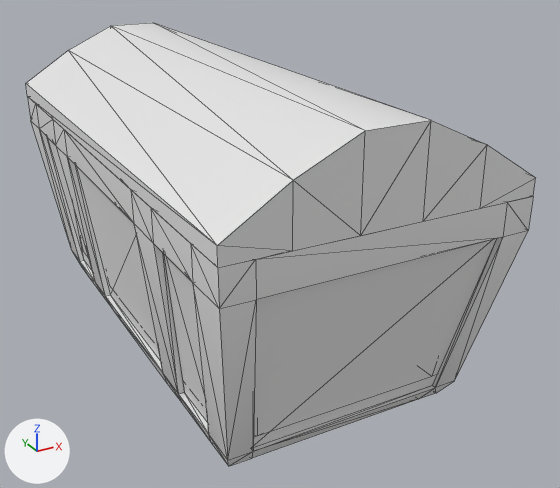
An edit to the FBX model BirthdayPartyGame/Assets/Meshes/Objects_Mesh/mode_chest.FBX, drawn before and after from the same camera.
Camera for both pictures: a 50 mm camera at (-0.754, -1.626, 1.005) aimed at (0.083, -0.104, 0.244). Lighting does not change. The marker at lower left points along +X, +Y and +Z. Mesh edges are drawn as thin lines. Where no turn or scale is listed for an object, it has been applied to the vertices.
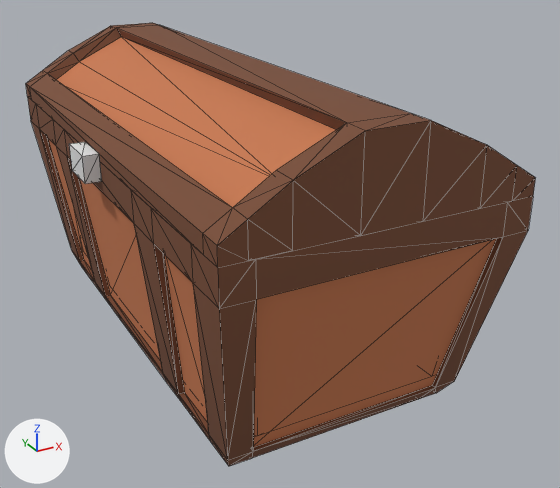
Boxes (x1, y1, x2, y2) around the edits, measured in the pictures (560 x 488 px):
'Box001', recoloured (grey to brown)
    both: (28, 97, 533, 466)
'Box003', added
    after: (69, 142, 102, 184)
part 1 of me_mesh_001, built on
    both: (26, 23, 535, 268)
part 2 of me_mesh_001, recoloured (grey to brown)
    both: (293, 120, 487, 251)

Patch to the scene script:
```diff
--- a/BirthdayPartyGame/Assets/Meshes/Objects_Mesh/mode_chest.FBX.py
+++ b/BirthdayPartyGame/Assets/Meshes/Objects_Mesh/mode_chest.FBX.py
@@ img_tx_chest_top_png @@
+img_tx_chest_top_png = load_image('tx_Chest_top.png', '_unpacked/tx_Chest_top.png', 1024, 1024, 'sRGB')
@@ img_tx_chest_png @@
+img_tx_chest_png = load_image('tx_chest.png', '_unpacked/tx_chest.png', 1024, 1024, 'sRGB')
@@ mat_material__2 @@
+mat_material__2 = principled_material('Material #2')
+mat_material__2.texture = img_tx_chest_top_png  # with its transparency
+mat_material__2.roughness = 0.859
@@ mat_material__3 @@
+mat_material__3 = principled_material('Material #3')
+mat_material__3.texture = img_tx_chest_png  # with its transparency
+mat_material__3.roughness = 0.859
@@ me_mesh @@
 me_mesh.from_pydata(...)  # 176 vertices, 348 faces; spans x -0.325..0.325, y -0.65..0.65, z 0.0..0.5
+me_mesh.materials.append(mat_material__3)  # picture img_tx_chest_png
@@ me_mesh_001 @@
 # used by ob_box002; location = (0.325, 0.0, 0.5)
-me_mesh_001.from_pydata(...)  # 24 vertices, 44 faces; spans x -0.65..0.0, y -0.65..0.65, z 0.0..0.179
+me_mesh_001.from_pydata(...)  # 76 vertices, 148 faces; spans x -0.65..0.0, y -0.65..0.65, z 0.0..0.179
+# me_mesh_001 part 1
+# 32 faces are deleted
+# 22 vertices are added at x -0.598..-0.052, y -0.65..0.65, z 0.0..0.155
+# 12 new vertices lie (0.0, 0.053, 0.0) away from vertices in x -0.65..0.0, y -0.65, z 0.0..0.179
+# 12 new vertices lie (0.0, -0.053, 0.0) away from vertices in x -0.65..0.0, y 0.65, z 0.0..0.179
+# 6 new vertices lie (0.0, 1.168, 0.0) away from vertices in x -0.584..-0.066, y -0.584, z 0.048..0.155
+# 136 new faces join them
+# me_mesh_001 part 2: 12 faces spanning x -0.52..-0.13, y -0.65..0.65, z 0.0..0.179 switch from no material to mat_material__2 (picture img_tx_chest_top_png)
@@ me_mesh_002 @@
+me_mesh_002.from_pydata(...)  # a box spanning x -0.0182..0.0182, y -0.0515..0.0515, z 0.0..0.0615
@@ ob_box003 @@
+ob_box003 = bpy.data.objects.new('Box003', me_mesh_002)
+ob_box003.location = (-0.344, 0.0, 0.457)
```
